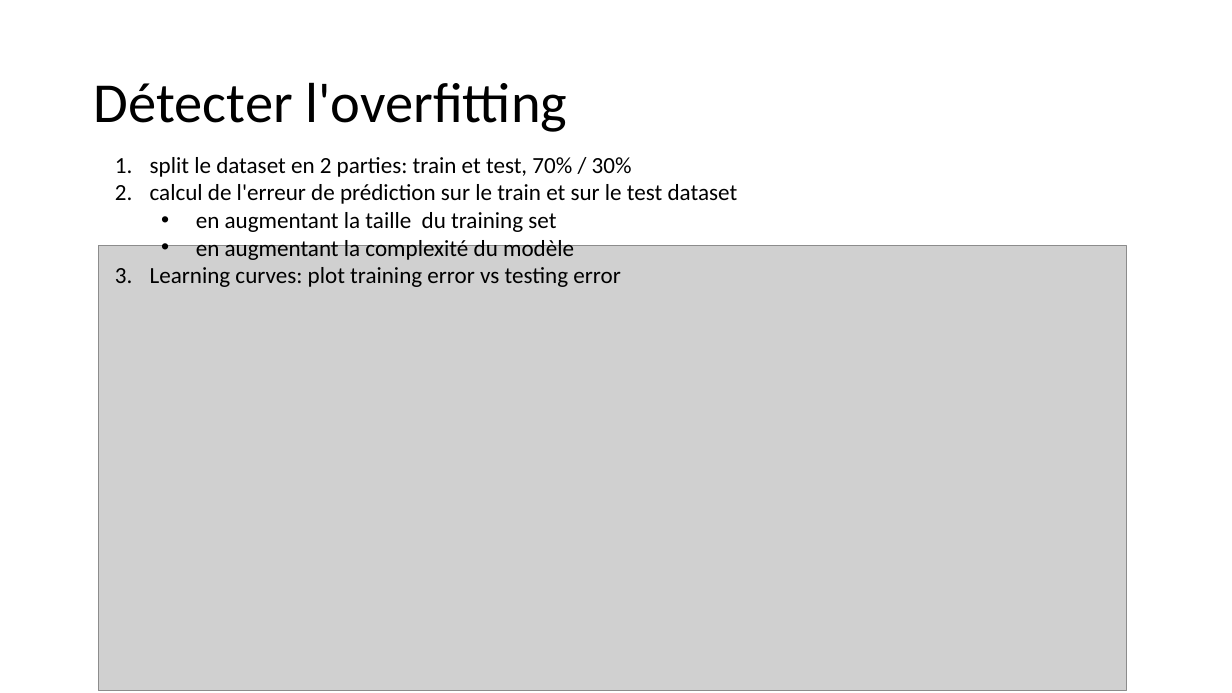
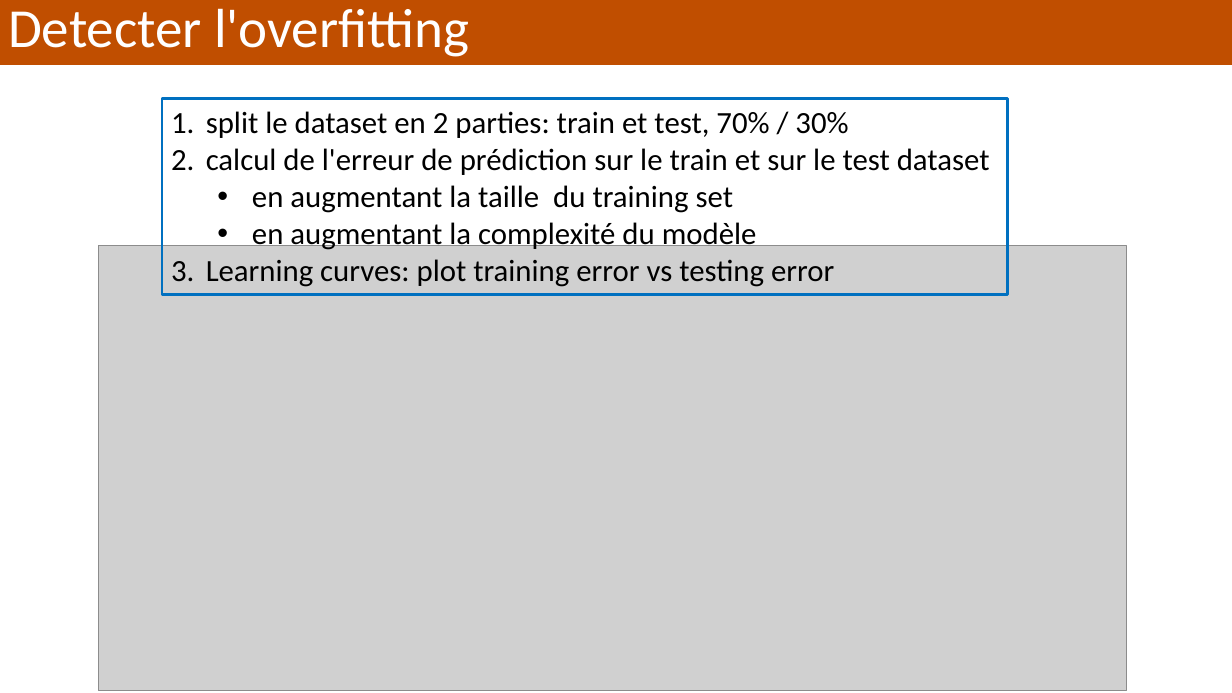
Before and after one commit to alexisperrier/XEmines_DataScience_2020, a slide deck: slide 9 of slides/XEM20_S1D5_biais_variance.pptx. Drawn at 1232x693 pixels with LibreOffice and Linux fonts; fonts in the diff are those of the drawing; grey boxes stand for pictures. Boxes give left, top, right and bottom in pixels: in the first picture for what was removed or moved away, otherwise in the second. Text is boxed around its words. In the diff, an @@ line names an element or a change of style, - is before the commit and + after.

```diff
--- a/slides/XEM20_S1D5_biais_variance.pptx
+++ b/slides/XEM20_S1D5_biais_variance.pptx
@@ rectangle "Detecter l'overfitting": place and size @@
-rectangle "Detecter l'overfitting" at (94,82,567,132)
+rectangle "Detecter l'overfitting" at (0,0,1232,65)
@@ rectangle "Detecter l'overfitting" at (0,0,1232,65): fill none to #C04E00 @@
@@ text in rectangle at (8,8,469,57): text changed; size 44 to 42.9 pt; text colour #000000 to #FFFFFF @@
-Détecter l'overfitting
+Detecter l'overfitting
@@ rectangle "split le dataset en 2 ...": place and size @@
-rectangle "split le dataset en 2 ..." at (150,157,738,287)
+rectangle "split le dataset en 2 ..." at (162,99,1007,295)
@@ rectangle "split le dataset en 2 ..." at (162,99,1007,295): size 18 to 24 pt; outline none to #0070C0 2.25 pt @@
```
Also in this commit, not shown: 16 other slides changed, 5 slides added, 2 slides removed, 7 other files.
